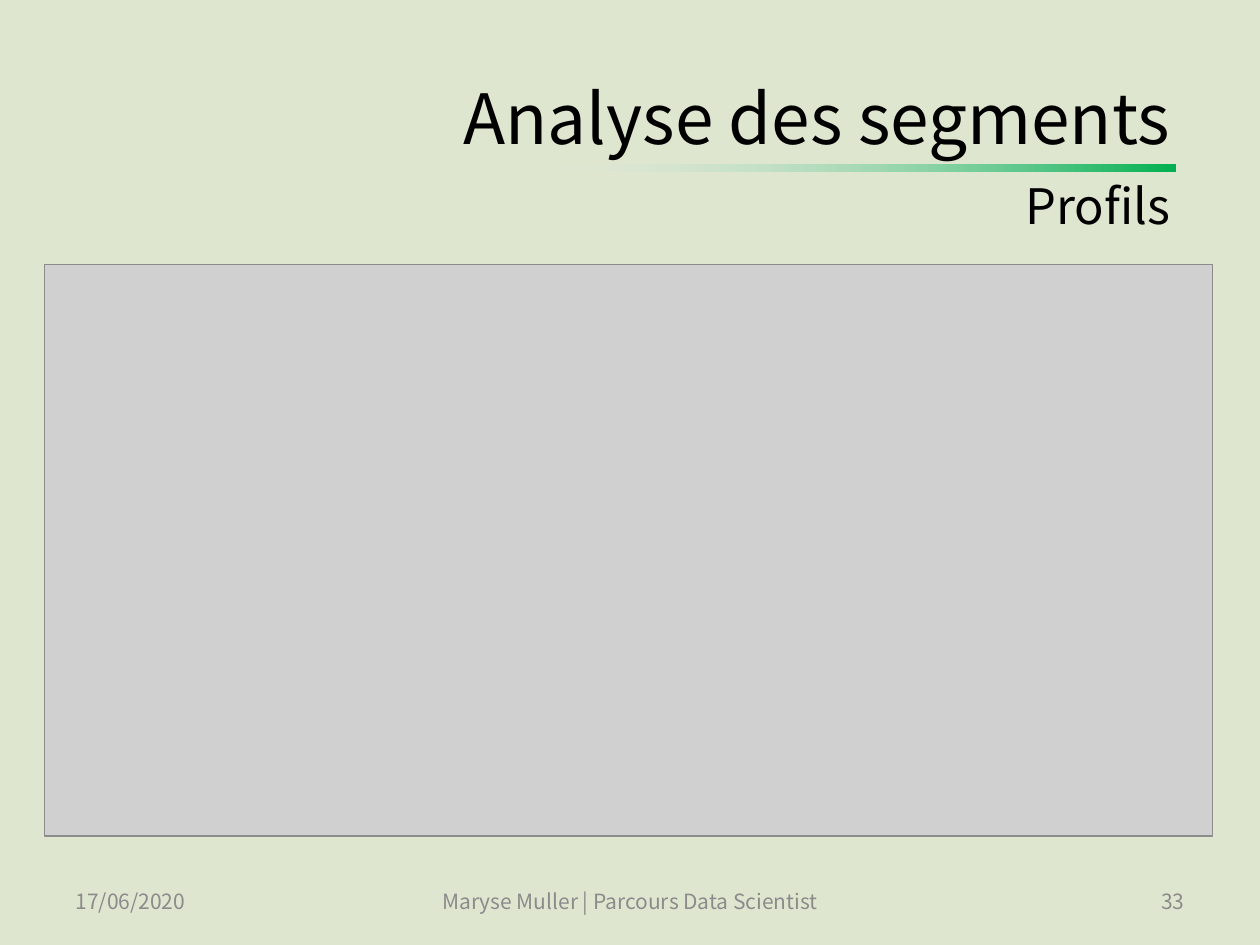
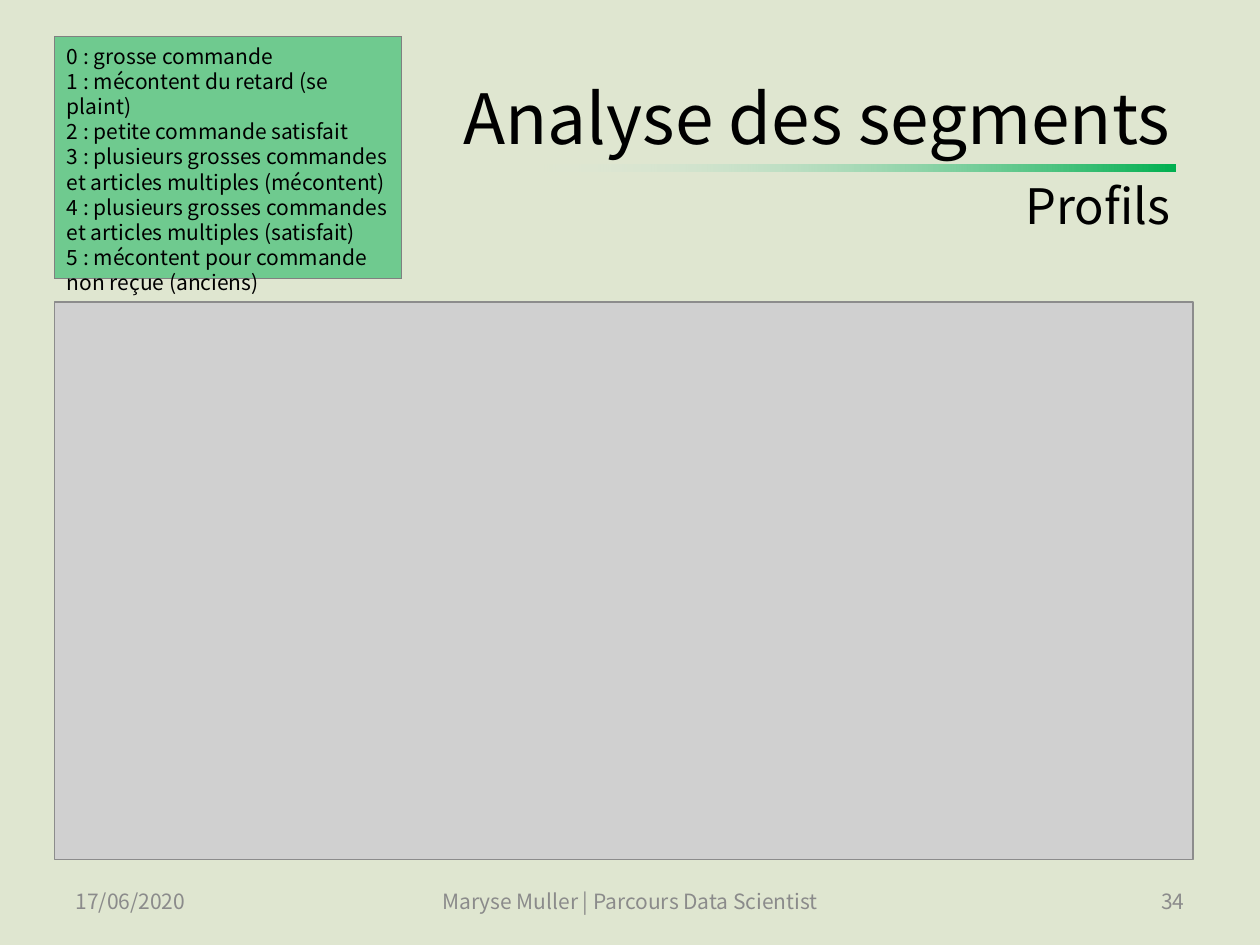
Before and after one commit to SmellyArmure/OC_DS_Project5, a slide deck: slide 34 of PRESENTATION/Projet5.pptx (slide 33 before the commit). Drawn at 1260x945 pixels with LibreOffice and Linux fonts; fonts in the diff are those of the drawing; grey boxes stand for pictures. Boxes give left, top, right and bottom in pixels: in the first picture for what was removed or moved away, otherwise in the second. Text is boxed around its words. In the diff, an @@ line names an element or a change of style, - is before the commit and + after.

Commit message:
PROJET TERMINE | P5_Cleaning_EDA_2 : ajouté des graphes de l'analyse temporelle pour la présentation | P5_Clustering : stabilité à l'initialisation des autres algorithmes de clustering, comparaison des résultats. | Présentation : Finalisation de la présentation - (soutenance passée avec succès).

```diff
--- a/PRESENTATION/Projet5.pptx
+++ b/PRESENTATION/Projet5.pptx
@@ rectangle added at (54,37,402,278), fill #00B050 at 50% opacity, outline #808080 0.75 pt, 12 pt, text #000000 @@
+0 : grosse commande
+1 : mécontent du retard (se plaint)
+2 : petite commande satisfait
+3 : plusieurs grosses commandes et articles multiples (mécontent)
+4 : plusieurs grosses commandes et articles multiples (satisfait)
+5 : mécontent pour commande non reçue (anciens)
@@ picture: place and size @@
-picture at (44,265,1212,837)
+picture at (54,302,1193,859)
@@ page number at (1161,893,1184,909): text changed @@
-33
+34
```
Also in this commit, not shown: 12 other slides changed, 4 slides added, 3 other files.
